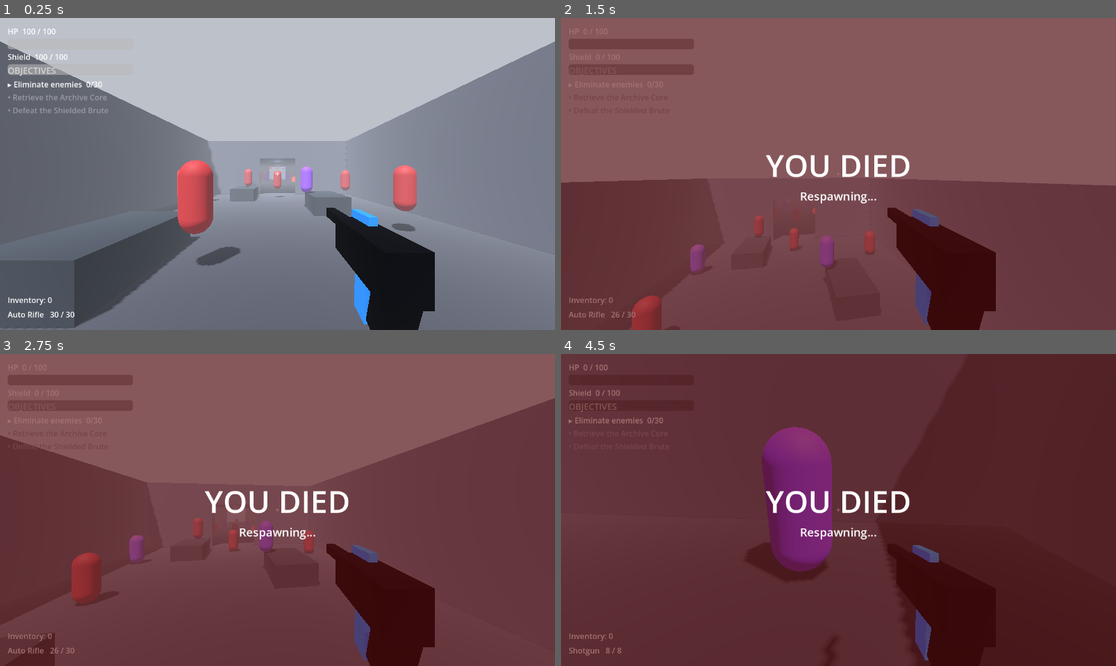
Above: before the commit, frames 1-4 (two rows, left to right).
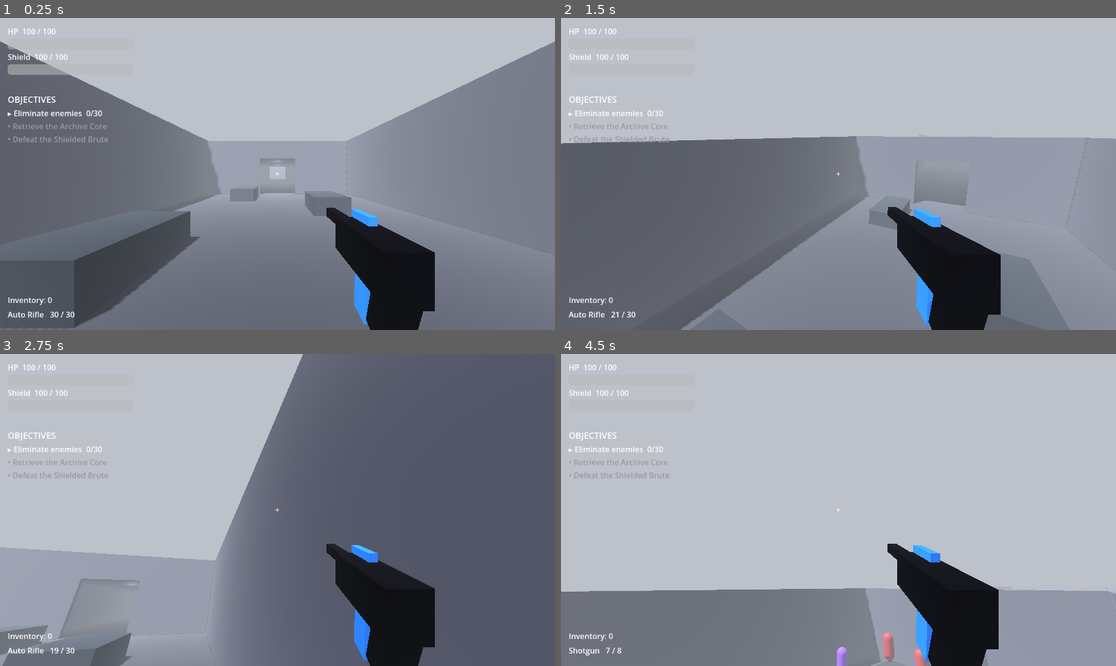
Above: after the commit, the same moments.

Repository: vasilisbit/The_Risen
Game: Godot game, scene res://scenes/missions/earth/earth.tscn
Two runs of this game, one before a commit and one after it. Both use one fixed random seed, a clock stepped at 60 frames per second and the inputs below. This scene is started directly instead of the project's main scene.
Inputs (mouse positions are in pixels of both pictures, inside the frame that each line leads up to):
- Up to frame 1 (0.25 s): no input
- Up to frame 2 (1.5 s): tap Enter at 0.5 s; move the mouse to (866, 174) at 0.52 s; press the mouse at (866, 174) at 0.53 s; hold W (move_forward) 0.53-1.25 s; tap Space (jump) at 0.77 s; release the mouse at (866, 174) at 1.25 s; drag from (727, 189) to (810, 236) at 1.27 s
- Up to frame 3 (2.75 s): move the mouse to (333, 441) at 2.02 s; hold D (move_right) from 2.03 s (still down); hold Shift (sprint) from 2.03 s (still down)
- Up to frame 4 (4.5 s): release D (move_right) at 2.75 s; release Shift (sprint) at 2.75 s; drag from (810, 572) to (672, 463) at 2.77 s; move the mouse to (877, 513) at 3.52 s; hold W (move_forward) 3.53-4.25 s; tap 2 (weapon_2) at 3.6 s; tap Space (jump) at 3.77 s; drag from (672, 463) to (755, 432) at 4.27 s

The runs differ from the first frame. In frame 1, 3.6% of the frame differs, in the area x 1-76%, y 15-80%; in frame 2, 100%, in the area x 0-100%, y 0-100%; in frame 3, 100%; in frame 4, 100%.

Commit message:
fix: Earth spawn-death + objective UI overlap
- Objective UI moved down (y 96 -> 156) so "OBJECTIVES" no longer overlaps the
  shield bar.
- Earth enemies now spawn per-zone as the player advances into each zone
  (street z<=0, subway z<=-18, rooftop z<=-50) instead of all 30 at once, so the
  player is not swarmed at spawn-in. Street markers moved off the player start
  (all z<=-7). Result: 0 enemies at spawn (full health), and each zone's
  GDD-composition group (Street 5R+5S, Subway 8R+2S, Rooftop 3R+5S+2E) appears
  ~13 m ahead when entered. Enemy damage values are unchanged (GDD-canonical).

Diff:
--- a/scripts/earth_level.gd
+++ b/scripts/earth_level.gd
@@ -100,9 +100,10 @@
 
 func _build_spawns() -> void:
 	# Zone 1 Street (10), y ~0.1
-	var street := [Vector3(-6, 0.1, 5), Vector3(6, 0.1, 4), Vector3(-2, 0.1, 0), Vector3(5, 0.1, -3),
-		Vector3(-5, 0.1, -6), Vector3(2, 0.1, -9), Vector3(-6, 0.1, -12), Vector3(6, 0.1, -13),
-		Vector3(0, 0.1, -15), Vector3(-3, 0.1, -16)]
+	# Kept clear of the player spawn (0,1,5) so nothing aggros at spawn-in.
+	var street := [Vector3(-6, 0.1, -7), Vector3(6, 0.1, -7), Vector3(-3, 0.1, -10), Vector3(4, 0.1, -10),
+		Vector3(-6, 0.1, -13), Vector3(3, 0.1, -13), Vector3(-4, 0.1, -16), Vector3(6, 0.1, -16),
+		Vector3(0, 0.1, -17), Vector3(-2, 0.1, -17)]
 	# Zone 2 Subway (10), y ~0.1
 	var subway := [Vector3(-3, 0.1, -20), Vector3(3, 0.1, -22), Vector3(0, 0.1, -25), Vector3(-3, 0.1, -28),
 		Vector3(3, 0.1, -31), Vector3(-2, 0.1, -34), Vector3(2, 0.1, -36), Vector3(-3, 0.1, -39),
--- a/scripts/earth_mission.gd
+++ b/scripts/earth_mission.gd
@@ -1,8 +1,8 @@
 extends Node
-## Earth mission driver (T-0014): spawns the 30 zone enemies at the spawn_point
-## markers, wires their deaths to the ObjectiveManager, and reveals the Archive
-## Core and the Shielded Brute in objective order (so the boss can't be killed
-## before its objective is active).
+## Earth mission driver (T-0014, spawn tuning). Each zone's enemies spawn only
+## when the player advances into that zone (not all 30 at spawn-in, so you are
+## not swarmed on arrival). Deaths feed the ObjectiveManager kill counter. The
+## Archive Core and the Shielded Brute are revealed in objective order.
 
 const RUSHER := "res://scenes/enemies/rusher.tscn"
 const SHOOTER := "res://scenes/enemies/shooter.tscn"
@@ -13,36 +13,72 @@
 const ARCHIVE_POS := Vector3(0, 3.1, -78)     # in the boss arena
 const BOSS_POS := Vector3(0, 3.1, -85)
 
+# Player advances toward -Z; spawn a zone once the player crosses its trigger.
+const ZONE_TRIGGER_Z := [0.0, -18.0, -50.0]
+
 @onready var _obj: ObjectiveManager = get_node("../ObjectiveManager")
+
+var _player: Node3D
+var _zone_spawned: Array[bool] = [false, false, false]
 
 
 func _ready() -> void:
-	# Defer so the level's runtime-built spawn_point markers exist first.
-	_spawn_enemies.call_deferred()
 	if _obj:
 		_obj.objective_advanced.connect(_on_objective_advanced)
 
 
-func _spawn_enemies() -> void:
-	var markers := get_tree().get_nodes_in_group("spawn_point")
+func _physics_process(_delta: float) -> void:
+	if _player == null or not is_instance_valid(_player):
+		_player = get_tree().get_first_node_in_group("player")
+		if _player == null:
+			return
+	var z := _player.global_position.z
+	for zone in 3:
+		if not _zone_spawned[zone] and z <= ZONE_TRIGGER_Z[zone]:
+			_spawn_zone(zone)
+
+
+func _spawn_zone(zone: int) -> void:
+	_zone_spawned[zone] = true
 	var host := get_tree().current_scene
+	var markers := _zone_markers(zone)
 	for i in markers.size():
-		var scene := load(_type_for(i))
+		var scene := load(_type_for(zone, i))
 		if scene == null:
 			continue
 		var e := scene.instantiate() as Node3D
 		host.add_child(e)
-		e.global_position = (markers[i] as Node3D).global_position + Vector3(0, 1, 0)
+		e.global_position = markers[i].global_position + Vector3(0, 1, 0)
 		if e.has_signal("died"):
 			e.died.connect(_on_enemy_killed)
 
 
-## Mix ~16 Rushers / 12 Shooters / 2 Exploders over the 30 markers.
-func _type_for(i: int) -> String:
-	if i % 15 == 14:
-		return EXPLODER
-	elif i % 5 < 2:
-		return SHOOTER
+## spawn_point markers filtered to a zone by z band:
+## 0 Street z>-18, 1 Subway -44<z<=-18, 2 Rooftop z<=-44.
+func _zone_markers(zone: int) -> Array:
+	var lo: float = [-18.0, -44.0, -100000.0][zone]
+	var hi: float = [100000.0, -18.0, -44.0][zone]
+	var res: Array = []
+	for m in get_tree().get_nodes_in_group("spawn_point"):
+		var z: float = (m as Node3D).global_position.z
+		if z > lo and z <= hi:
+			res.append(m)
+	return res
+
+
+## GDD §3.2 per-zone mix: Street 5R+5S, Subway 8R+2S, Rooftop 3R+5S+2E.
+func _type_for(zone: int, i: int) -> String:
+	match zone:
+		0:
+			return SHOOTER if i < 5 else RUSHER
+		1:
+			return SHOOTER if i < 2 else RUSHER
+		2:
+			if i < 2:
+				return EXPLODER
+			elif i < 7:
+				return SHOOTER
+			return RUSHER
 	return RUSHER
 
 
--- a/scripts/objective_manager.gd
+++ b/scripts/objective_manager.gd
@@ -86,7 +86,7 @@
 	var layer := CanvasLayer.new()
 	add_child(layer)
 	var panel := VBoxContainer.new()
-	panel.position = Vector2(16, 96)          # top-left, below the HP/shield bars
+	panel.position = Vector2(16, 156)         # top-left, clear of the HP/shield bars
 	panel.add_theme_constant_override("separation", 4)
 	layer.add_child(panel)
 	var title := Label.new()
